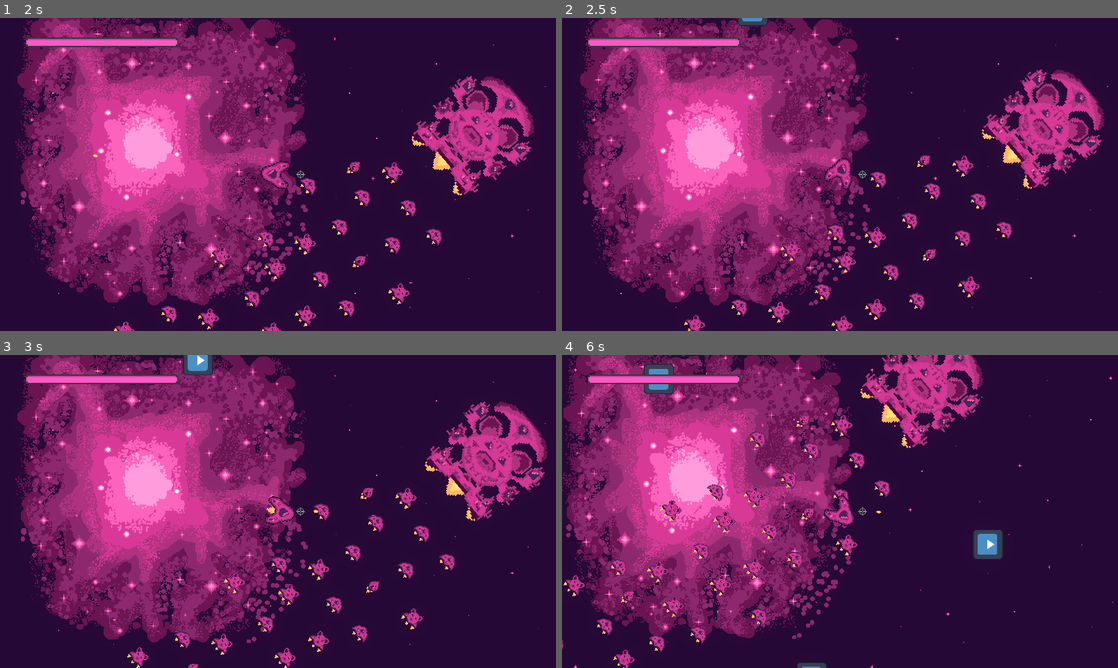
Above: before the commit, frames 1-4 (two rows, left to right).
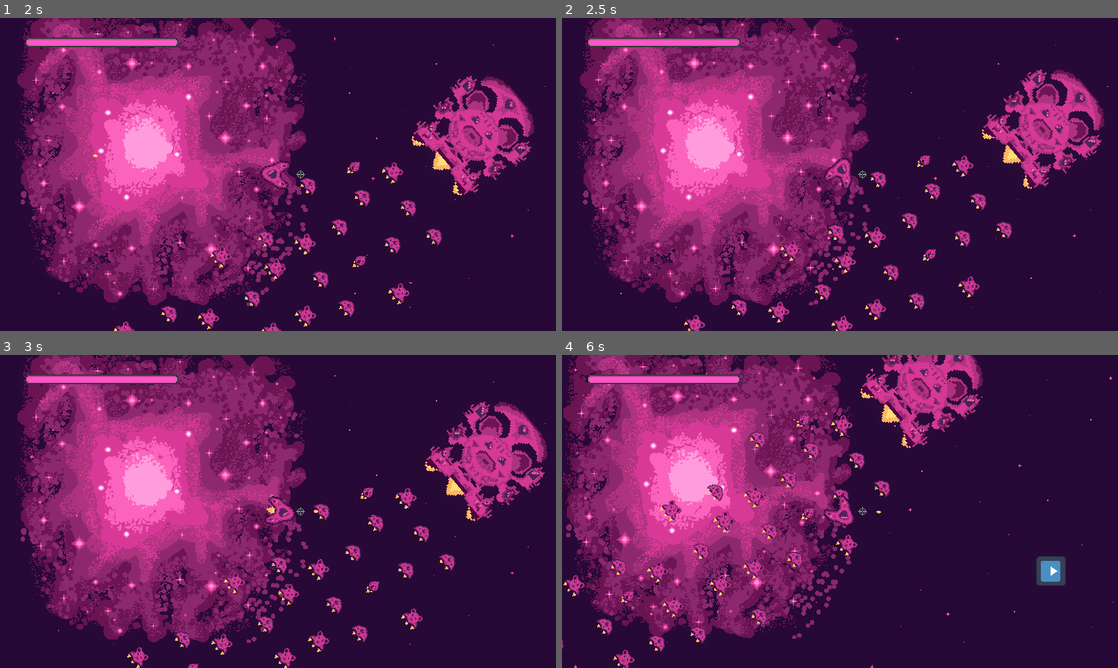
Above: after the commit, the same moments.

Repository: bear-minimum-studio/space-bear
Game: Godot game, scene res://Game.tscn
The game is run twice, just before and just after one commit, with the same random seed, the same clock (stepped at 60 frames per second) and the same inputs. The engine's default icon, where the game draws it, is replaced by a stand-in: a white triangle on a blue panel in a dark square.
Inputs:
- Up to frame 1 (2 s): hold Right (turn_right) 0.53-1.28 s; tap Down (decelerate) at 0.6 s; hold Ctrl (brake) from 1.28 s (still down); tap Space (fire) at 1.35 s
- Up to frame 2 (2.5 s): release Ctrl (brake) at 2.03 s; hold Right (turn_right) from 2.03 s (still down); hold G (grappling_hook) from 2.03 s (still down)
- Up to frame 3 (3 s): release Right (turn_right) at 2.78 s; release G (grappling_hook) at 2.78 s; hold Up (accelerate) from 2.78 s (still down); tap F (turret_fire) at 2.85 s
- Up to frame 4 (6 s): release Up (accelerate) at 3.53 s; hold Left (turn_left) 3.53-5.03 s; tap Down (decelerate) at 3.6 s; tap Space (fire) at 4.35 s; hold Ctrl (brake) 5.03-5.78 s; hold G (grappling_hook) 5.03-5.78 s; hold Right (turn_right) from 5.78 s (still down); tap F (turret_fire) at 5.85 s

Frame 1 is identical in both runs. In frame 2, 0.1% of the frame differs, in the area x 31-37%, y 0-3%; in frame 3, 0.4%; in frame 4, 1.5%, in the area x 14-91%, y 2-100%.

Commit message:
feat: make mothership die, adjust civilian health

Diff:
--- a/npc/civilians/CivilianShip.gd
+++ b/npc/civilians/CivilianShip.gd
@@ -1,6 +1,6 @@
 extends "res://npc/AbstractShip.gd"
 
-var health = 2
+var health = 5
 var target_offset = Vector2.ZERO
 
 var sprites = [
--- a/npc/enemies/Enemy.tscn
+++ b/npc/enemies/Enemy.tscn
@@ -15,6 +15,7 @@
 script = ExtResource("2_36u4k")
 bullets_per_second = 5.0
 health = 5
+speed = 30.0
 
 [node name="Ship" parent="." index="0"]
 rotation = 1.57079
--- a/npc/mother-ship/MotherShip.gd
+++ b/npc/mother-ship/MotherShip.gd
@@ -5,9 +5,8 @@
 func on_hit():
 	if health > 0:
 		health -= 1
-		print("mothership health: ",health)
 	if health <= 0:
-		print("Mothership Ded")
+		self.queue_free()
 
 func _on_hit_box_body_entered(body):
 	if body.has_method("on_hit"):
